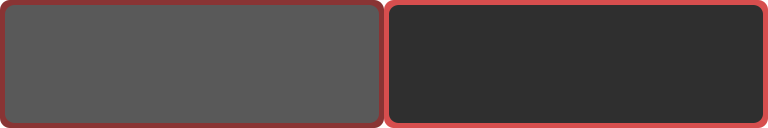
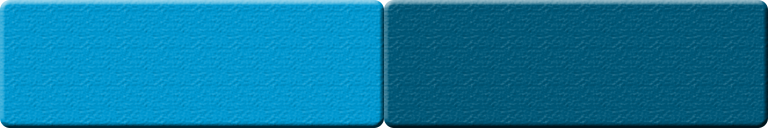
Layer changes from the first 768×128 image to the second:
hid "Ebene 3" over (x1=384, y1=0, x2=768, y2=128)
added layer "Ebene 5" above "Ebene 4" over (x1=0, y1=0, x2=384, y2=128)
added layer "Ebene 4" above "Ebene 1" over (x1=384, y1=0, x2=768, y2=128)
hid "Ebene 1" over (x1=0, y1=0, x2=384, y2=128)
